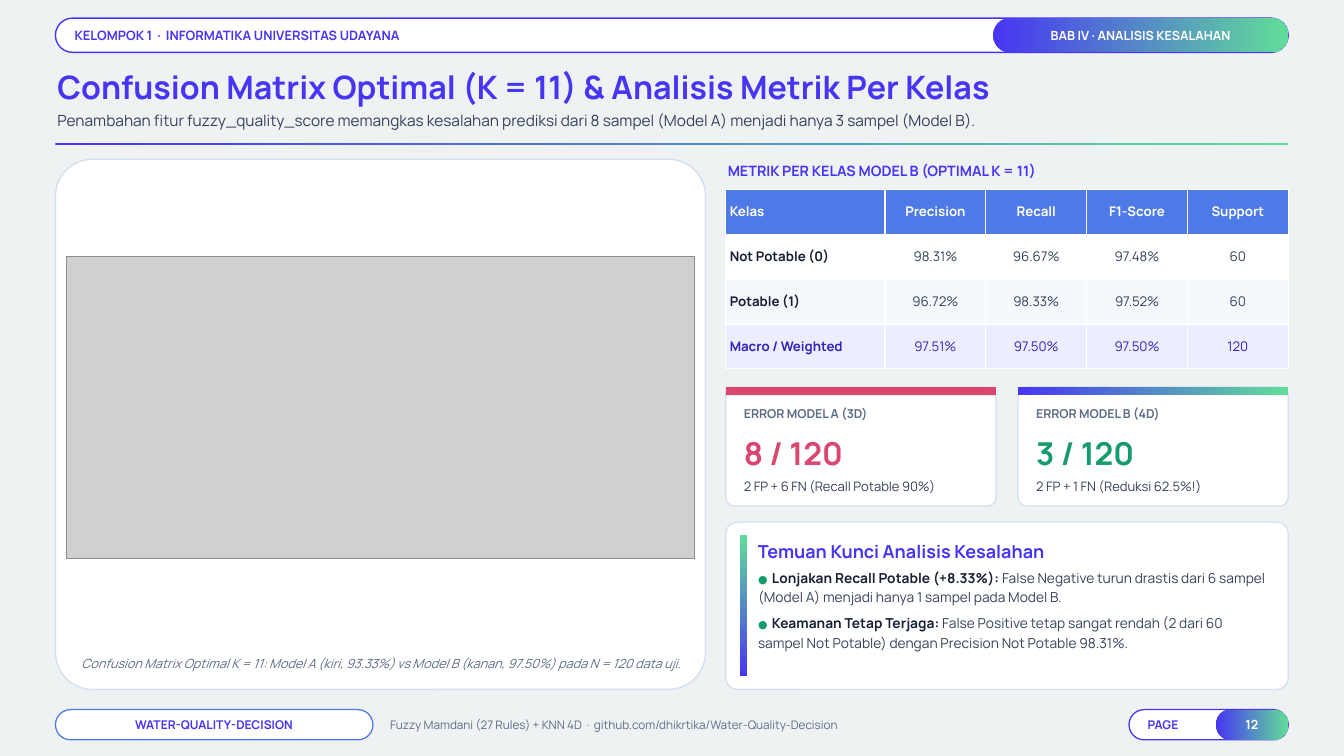
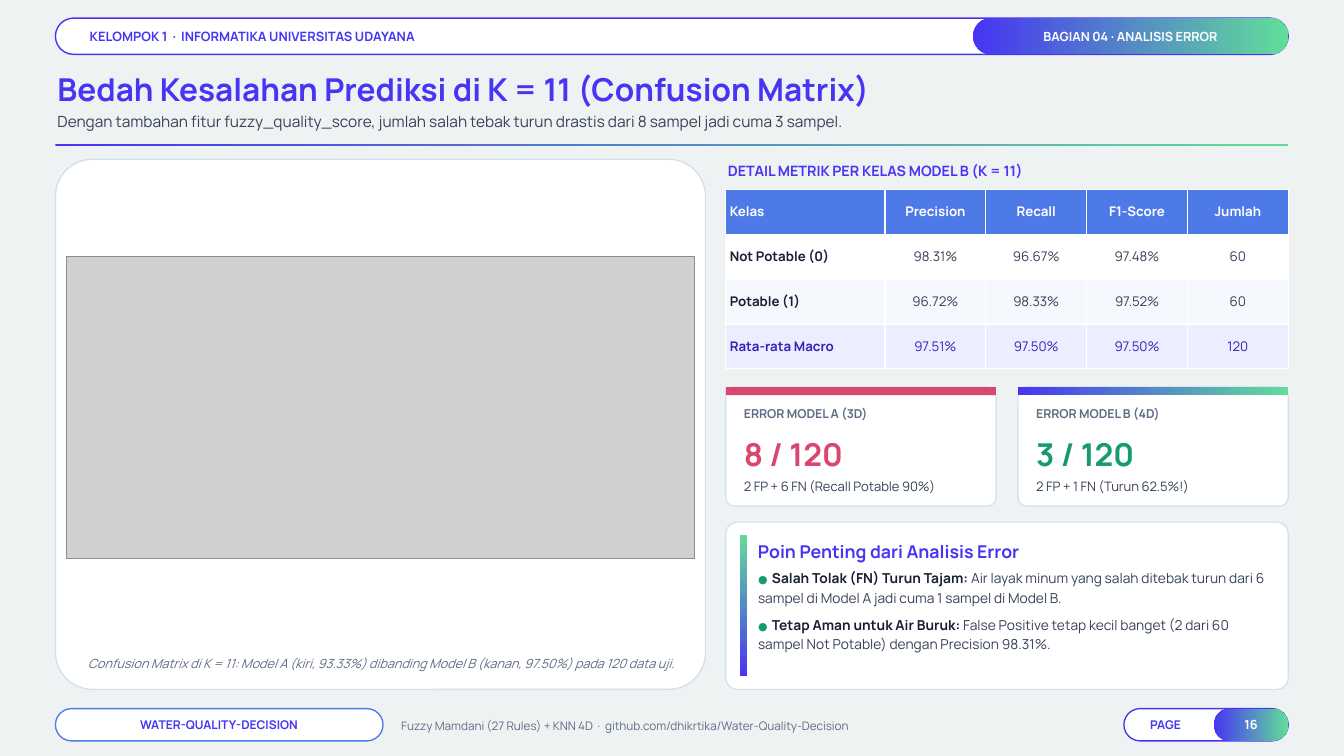
Before and after one commit to Niel-1/Water-Quality-Decision, a slide deck: slide 16 of docs/Presentasi_Final_Project_TLF_Kelompok_1.pptx (slide 12 before the commit). Drawn at 1344x756 pixels with LibreOffice and Linux fonts; fonts in the diff are those of the drawing; grey boxes stand for pictures; background and template pictures are left out. Boxes give left, top, right and bottom in pixels: in the first picture for what was removed or moved away, otherwise in the second. Text is boxed around its words. In the diff, an @@ line names an element or a change of style, - is before the commit and + after.

```diff
--- a/docs/Presentasi_Final_Project_TLF_Kelompok_1.pptx
+++ b/docs/Presentasi_Final_Project_TLF_Kelompok_1.pptx
@@ rounded rectangle added at <box>55,18,1289,54</box>, fill #FFFFFF, outline #4735F3 1 pt @@
@@ text "KELOMPOK 1 · INFORMATIKA UNIVERSITAS ...": place and size @@
-text "KELOMPOK 1 · INFORMATIKA UNIVERSITAS ..." at <box>55,18,1289,52</box>
+text "KELOMPOK 1 · INFORMATIKA UNIVERSITAS ..." at <box>90,31,415,41</box>
@@ text "KELOMPOK 1 · INFORMATIKA UNIVERSITAS ..." at <box>90,31,415,41</box>: fill #FFFFFF to none; outline #4735F3 1 pt to none @@
@@ rounded rectangle "BAGIAN 04 · ANALISIS ERROR": place and size @@
-rounded rectangle "BAGIAN 04 · ANALISIS ERROR" at <box>993,18,1289,52</box>
+rounded rectangle "BAGIAN 04 · ANALISIS ERROR" at <box>973,18,1289,54</box>
@@ text in rounded rectangle at <box>1043,31,1218,41</box>: text changed @@
-BAB IV · ANALISIS KESALAHAN
+BAGIAN 04 · ANALISIS ERROR
@@ text at <box>57,74,869,107</box>: text changed; size 23 to 22.5 pt @@
-Confusion Matrix Optimal (K = 11) & Analisis Metrik Per Kelas
+Bedah Kesalahan Prediksi di K = 11 (Confusion Matrix)
@@ text at <box>57,115,842,131</box>: text changed @@
-Penambahan fitur fuzzy_quality_score memangkas kesalahan prediksi dari 8 sampel (Model A) menjadi hanya 3 sampel (Model B).
+Dengan tambahan fitur fuzzy_quality_score, jumlah salah tebak turun drastis dari 8 sampel jadi cuma 3 sampel.
@@ text at <box>728,164,1023,179</box>: text changed @@
-METRIK PER KELAS MODEL B (OPTIMAL K = 11)
+DETAIL METRIK PER KELAS MODEL B (K = 11)
@@ table at <box>726,190,1289,369</box> @@
-row 1, column 5: Support
+row 1, column 5: Jumlah
-row 4, column 1: Macro / Weighted
+row 4, column 1: Rata-rata Macro
@@ text at <box>1036,480,1189,493</box>: text changed @@
-2 FP + 1 FN (Reduksi 62.5%!)
+2 FP + 1 FN (Turun 62.5%!)
@@ text at <box>758,545,1019,563</box>: text changed; size 12.8 to 12.6 pt @@
-Temuan Kunci Analisis Kesalahan
+Poin Penting dari Analisis Error
@@ text at <box>758,571,1265,653</box>: text changed @@
-● Lonjakan Recall Potable (+8.33%): False Negative turun drastis dari 6 sampel (Model A) menjadi hanya 1 sampel pada Model B.
-● Keamanan Tetap Terjaga: False Positive tetap sangat rendah (2 dari 60 sampel Not Potable) dengan Precision Not Potable 98.31%.
+● Salah Tolak (FN) Turun Tajam: Air layak minum yang salah ditebak turun dari 6 sampel di Model A jadi cuma 1 sampel di Model B.
+● Tetap Aman untuk Air Buruk: False Positive tetap kecil banget (2 dari 60 sampel Not Potable) dengan Precision 98.31%.
@@ text at <box>88,657,675,671</box>: text changed @@
-Confusion Matrix Optimal K = 11: Model A (kiri, 93.33%) vs Model B (kanan, 97.50%) pada N = 120 data uji.
+Confusion Matrix di K = 11: Model A (kiri, 93.33%) dibanding Model B (kanan, 97.50%) pada 120 data uji.
@@ rounded rectangle "WATER-QUALITY-DECISION": place and size @@
-rounded rectangle "WATER-QUALITY-DECISION" at <box>55,710,373,740</box>
+rounded rectangle "WATER-QUALITY-DECISION" at <box>55,709,383,741</box>
@@ rounded rectangle "WATER-QUALITY-DECISION" at <box>55,709,383,741</box>: outline #4E7AE8 0.9 pt to #4E7AE8 0.95 pt @@
@@ text "Fuzzy Mamdani (27 Rules) + ...": place and size @@
-text "Fuzzy Mamdani (27 Rules) + ..." at <box>390,719,838,732</box>
+text "Fuzzy Mamdani (27 Rules) + ..." at <box>401,720,849,733</box>
@@ text "Fuzzy Mamdani (27 Rules) + ..." at <box>401,720,849,733</box>: line spacing 1.18 to 1.2 @@
@@ rounded rectangle added at <box>1124,709,1289,741</box>, fill #FFFFFF, outline #4735F3 0.95 pt @@
@@ text "PAGE": place and size @@
-text "PAGE" at <box>1129,710,1289,740</box>
+text "PAGE" at <box>1150,720,1181,729</box>
@@ text "PAGE" at <box>1150,720,1181,729</box>: fill #FFFFFF to none; outline #4735F3 0.9 pt to none @@
@@ text in rounded rectangle at <box>1244,720,1257,729</box>: text changed @@
-12
+16
```
Also in this commit, not shown: 11 other slides changed, 8 slides added, 3 slides removed, 1 other file.
